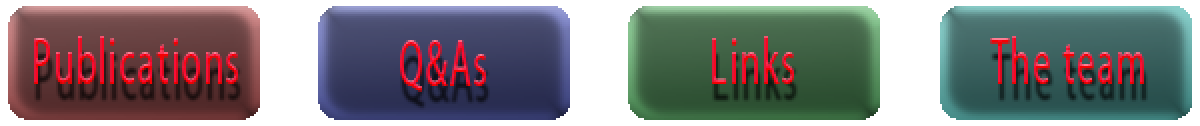
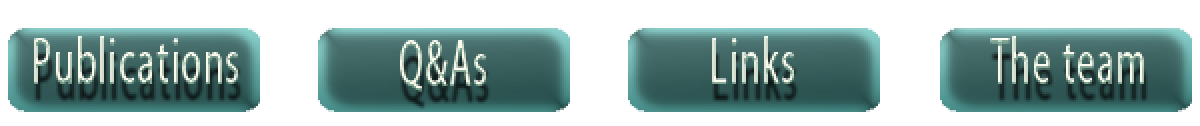
Revision of a layered 1200px x 126px image; what changed, layer by layer:
painted on "Shape 1 copy 3" over left=940, top=6, right=1192, bottom=120
painted on "Shape 1 copy 2" over left=628, top=6, right=880, bottom=120
painted on "Shape 1 copy" over left=318, top=6, right=570, bottom=120
painted on "Shape 1" over left=8, top=6, right=260, bottom=120
